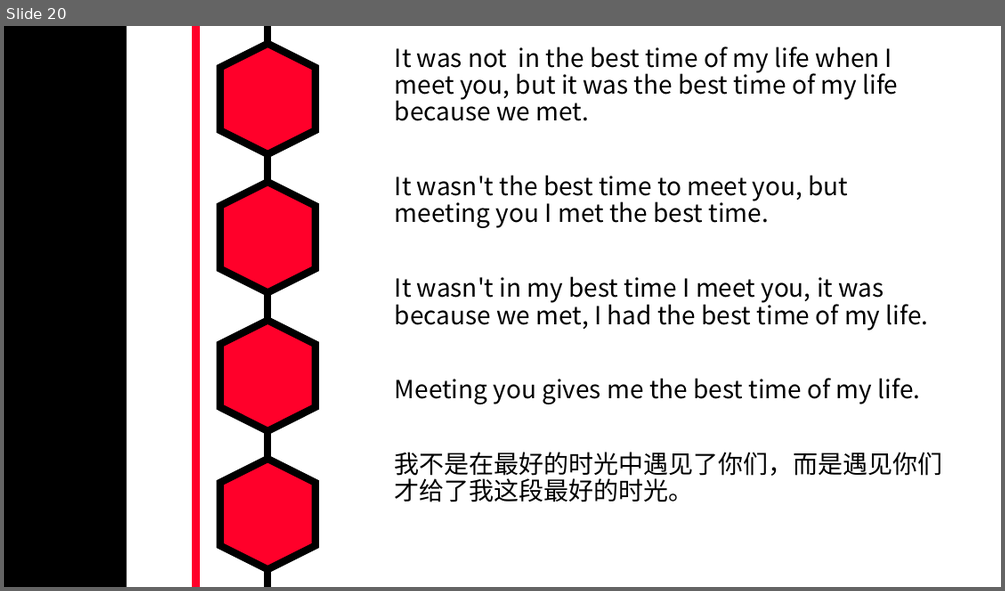
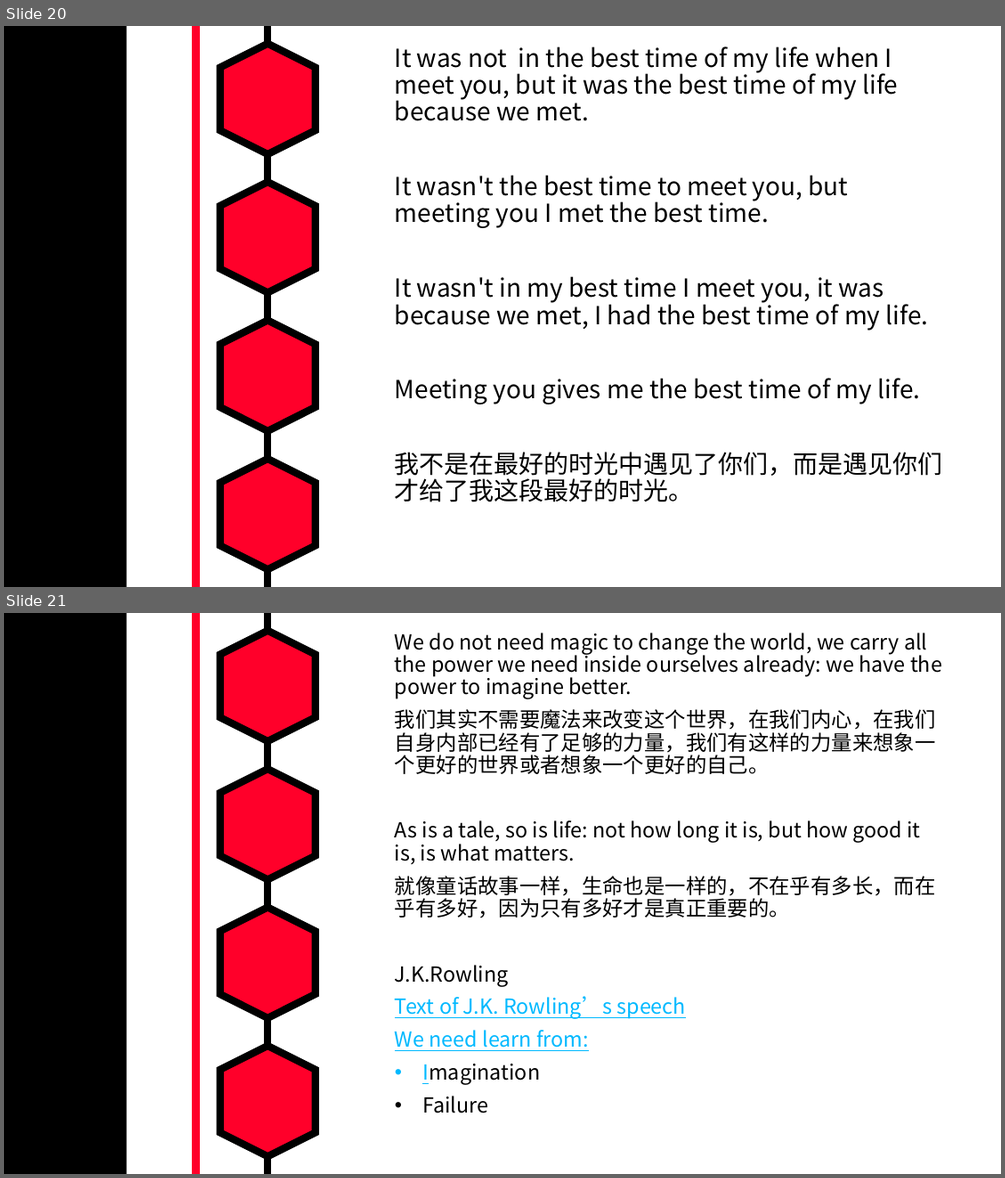
Before and after one commit to MarkShen1992/PPT-template, a slide deck: morning reading/iridescent english sentenses.pptx. Shown one above the other, each under a label of ours: slide 20 before the commit, slides 20 and 21 after it. The pictures are 1005x591 and 1005x1178 pixels, drawn with LibreOffice and Linux fonts; fonts in the diff are those of the drawing. Boxes give left, top, right and bottom in pixels: in the first picture for what was removed or moved away, otherwise in the second. Text is boxed around its words. In the diff, an @@ line names an element or a change of style, - is before the commit and + after.

Commit message:
add sentences

```diff
--- a/morning reading/iridescent english sentenses.pptx
+++ b/morning reading/iridescent english sentenses.pptx
@@ slide 21 added at (x1=4, y1=613, x2=1001, y2=1174), background #FFFFFF; not listed: 7 template elements that a slide beside it also shows @@
@@ text added at (x1=395, y1=633, x2=942, y2=1113), 20 pt, text #000000 @@
+We do not need magic to change the world, we carry all the power we need inside ourselves already: we have the power to imagine better.
+我们其实不需要魔法来改变这个世界，在我们内心，在我们自身内部已经有了足够的力量，我们有这样的力量来想象一个更好的世界或者想象一个更好的自己。
+As is a tale, so is life: not how long it is, but how good it is, is what matters.
+就像童话故事一样，生命也是一样的，不在乎有多长，而在乎有多好，因为只有多好才是真正重要的。
+J.K.Rowling
+Text of J.K. Rowling’s speech
+We need learn from:
+• Imagination
+• Failure
```
